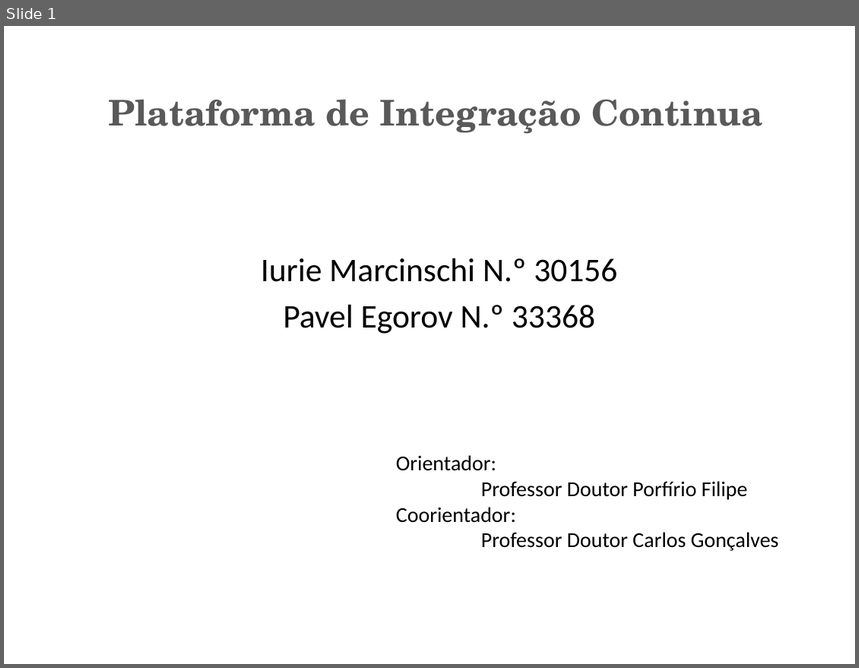
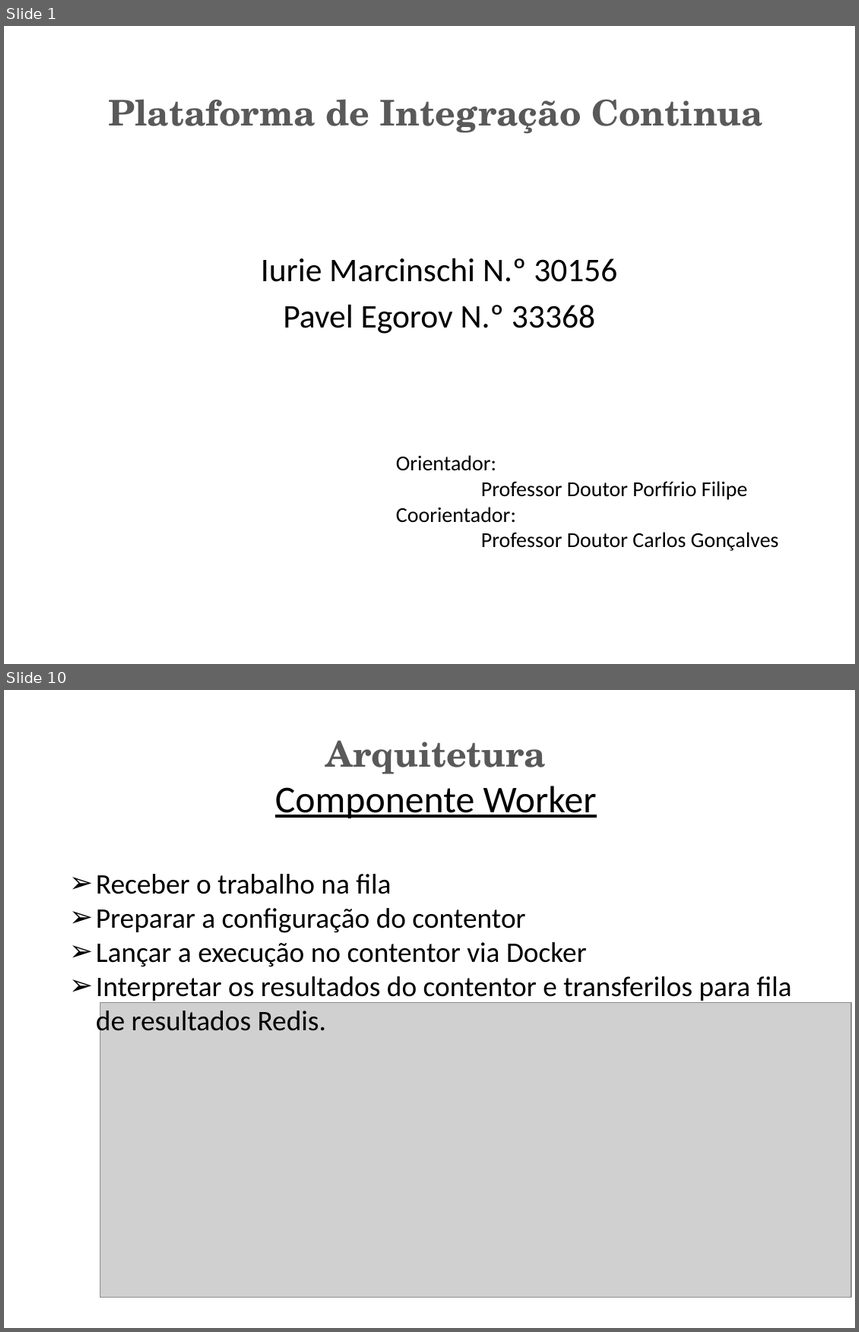
Before and after one commit to marcinschi-iuri/ciaasDocs, a slide deck: PCIS.pptx. Shown one above the other, each under a label of ours: slide 1 before the commit, slides 1 and 10 after it; the slides between them are not shown. The pictures are 859x668 and 859x1332 pixels, drawn with LibreOffice and Linux fonts; fonts in the diff are those of the drawing; grey boxes stand for pictures. Boxes give left, top, right and bottom in pixels: in the first picture for what was removed or moved away, otherwise in the second. Text is boxed around its words. In the diff, an @@ line names an element or a change of style, - is before the commit and + after.

```diff
--- a/PCIS.pptx
+++ b/PCIS.pptx
@@ slide 10 added at bbox=[4, 690, 855, 1328], background #FFFFFF @@
@@ title added at bbox=[275, 740, 597, 818], 32 pt, text #000000, underline @@
+Arquitetura
+Componente Worker
@@ text added at bbox=[96, 874, 792, 1037], 24 pt, text #000000 @@
+➢ Receber o trabalho na fila
+➢ Preparar a configuração do contentor
+➢ Lançar a execução no contentor via Docker
+➢ Interpretar os resultados do contentor e transferilos para fila de resultados Redis.
@@ picture added at bbox=[101, 1002, 852, 1297] @@
```
Also in this commit, not shown: 5 slides changed, 7 other slides added, 1 slide removed.
